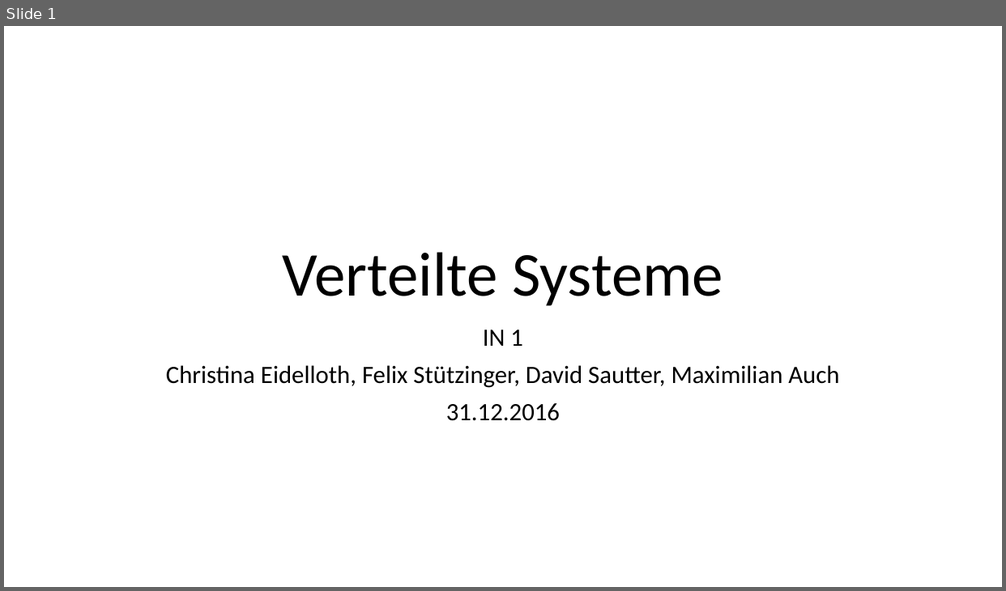
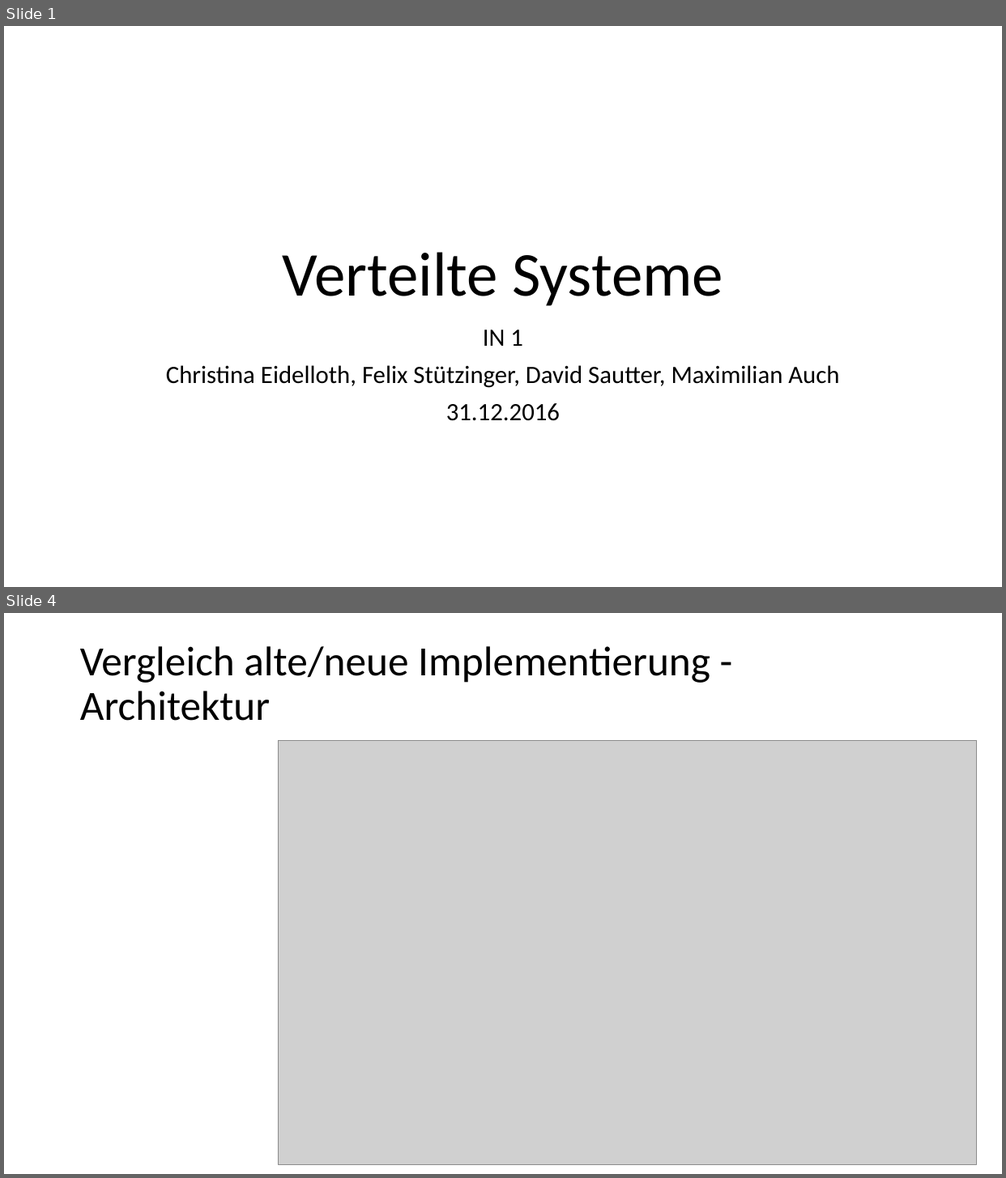
Before and after one commit to chrissike/chatapplication, a slide deck: dokumentation/vortrag.pptx. Shown one above the other, each under a label of ours: slide 1 before the commit, slides 1 and 4 after it; the slides between them are not shown. The pictures are 1006x591 and 1006x1178 pixels, drawn with LibreOffice and Linux fonts; fonts in the diff are those of the drawing; grey boxes stand for pictures; background and template pictures are left out. Boxes give left, top, right and bottom in pixels: in the first picture for what was removed or moved away, otherwise in the second. Text is boxed around its words. In the diff, an @@ line names an element or a change of style, - is before the commit and + after.

```diff
--- a/dokumentation/vortrag.pptx
+++ b/dokumentation/vortrag.pptx
@@ slide 4 added at bbox=[4, 613, 1002, 1174], background #FFFFFF @@
@@ title added at bbox=[80, 646, 710, 721], 40 pt, text #000000 @@
+Vergleich alte/neue Implementierung - Architektur
@@ picture added at bbox=[278, 740, 978, 1165] @@
```
Also in this commit, not shown: 2 slides changed, 2 other slides added, 1 slide removed, 6 other files.
